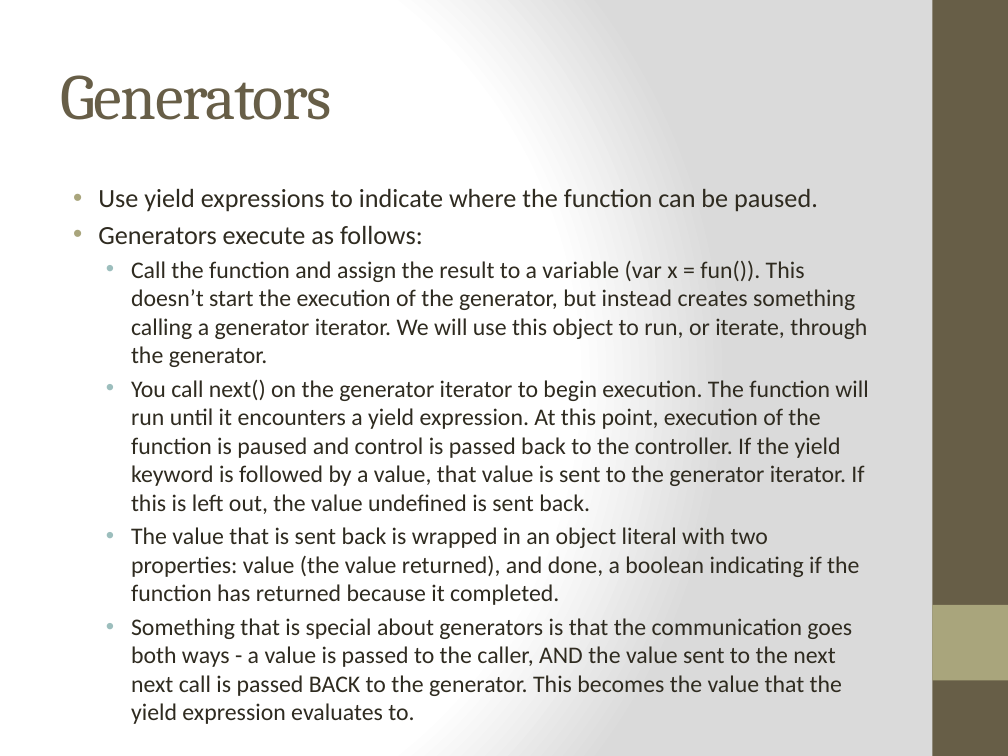
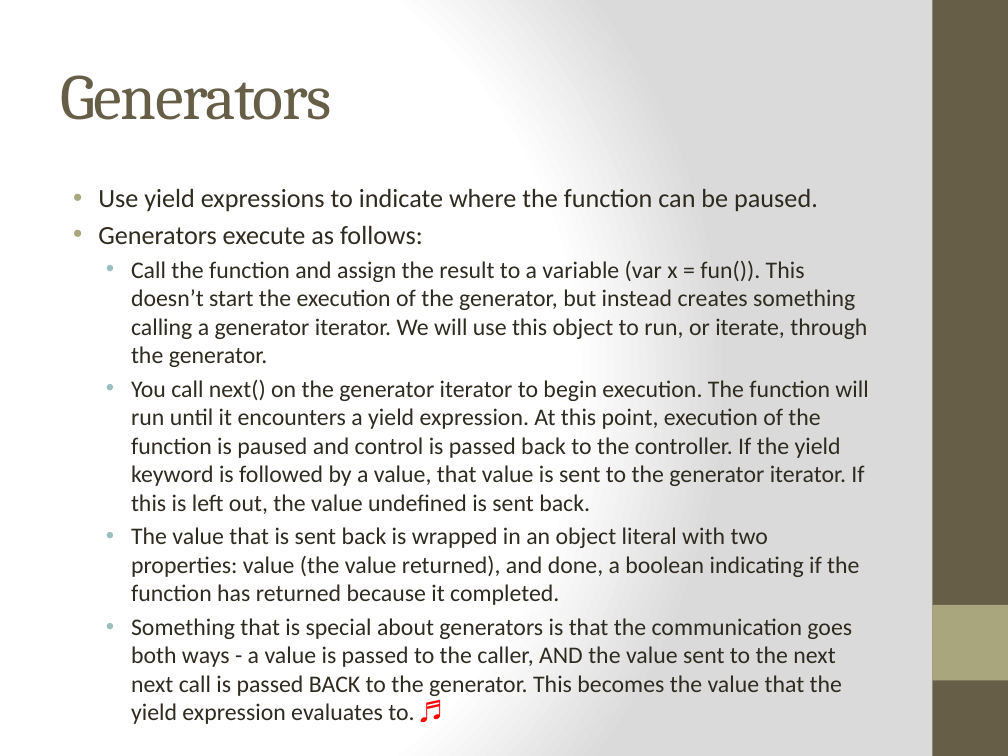
Before and after one commit to cheryly279/AsyncDiscussion, a slide deck: slide 35 of Async_Discussion_9_29_15.pptx. Drawn at 1008x756 pixels with LibreOffice and Linux fonts; fonts in the diff are those of the drawing. Boxes give left, top, right and bottom in pixels: in the first picture for what was removed or moved away, otherwise in the second. Text is boxed around its words. In the diff, an @@ line names an element or a change of style, - is before the commit and + after.

```diff
--- a/Async_Discussion_9_29_15.pptx
+++ b/Async_Discussion_9_29_15.pptx
@@ text at bbox=[131, 618, 852, 720]: text changed @@
-  • Something that is special about generators is that the communication goes both ways - a value is passed to the caller, AND the value sent to the next next call is passed BACK to the generator. This becomes the value that the yield expression evaluates to.
+  • Something that is special about generators is that the communication goes both ways - a value is passed to the caller, AND the value sent to the next next call is passed BACK to the generator. This becomes the value that the yield expression evaluates to. ♬
```
Also in this commit, not shown: 16 other slides changed.
